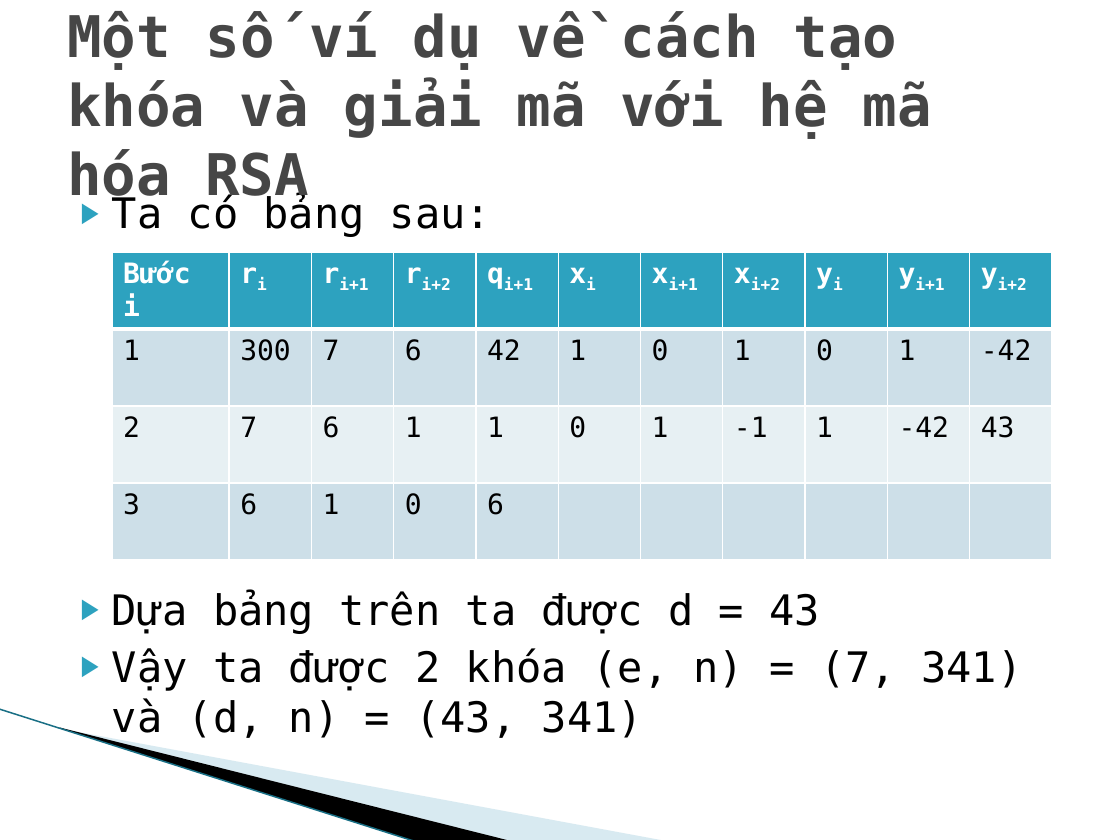
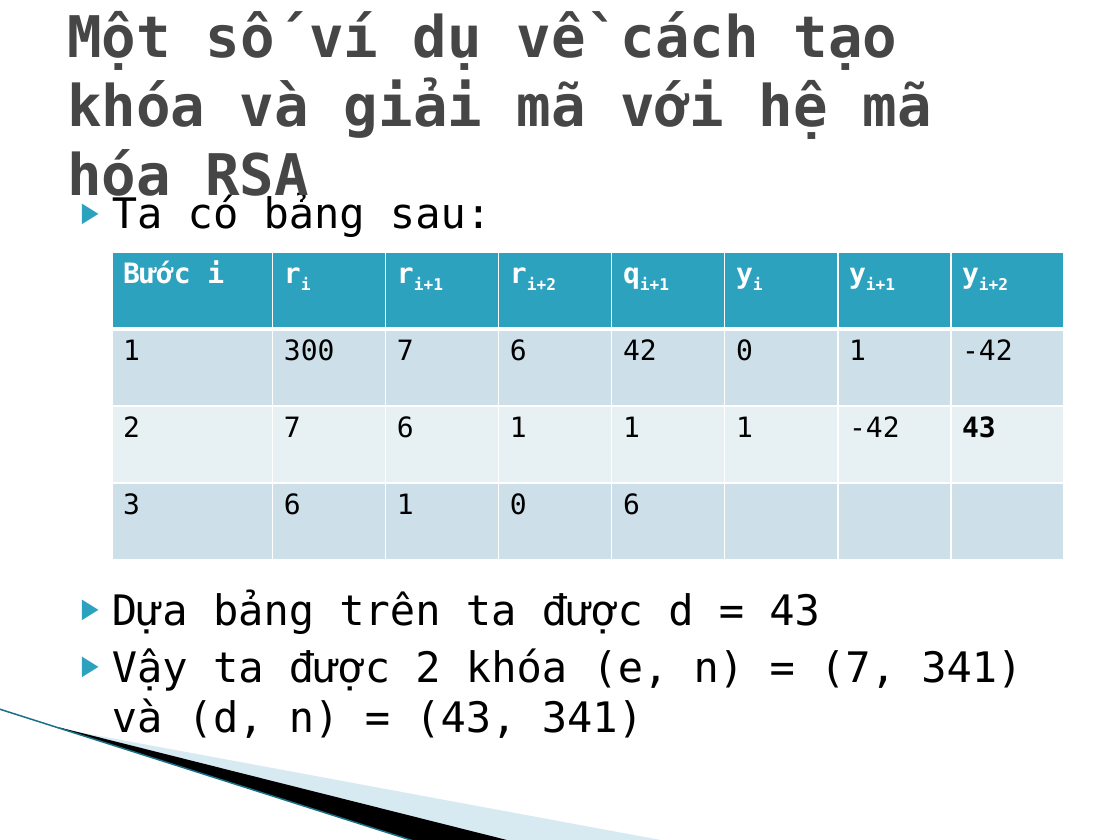
Before and after one commit to datnmdev/RSA-ATVBMTT, a slide deck: slide 12 of ATVBMHTTT.pptx. Drawn at 1120x840 pixels with LibreOffice and Linux fonts; fonts in the diff are those of the drawing; background and template pictures are left out. Boxes give left, top, right and bottom in pixels: in the first picture for what was removed or moved away, otherwise in the second. Text is boxed around its words. In the diff, an @@ line names an element or a change of style, - is before the commit and + after.

```diff
--- a/ATVBMHTTT.pptx
+++ b/ATVBMHTTT.pptx
@@ table at [112, 252, 1065, 560] @@
-column 6: xi | 1 | 0 | 
-column 7: xi+1 | 0 | 1 | 
-column 8: xi+2 | 1 | -1 | 
@@ table: place and size @@
-table at [112, 252, 1047, 560]
+table at [112, 252, 1065, 560]
```
Also in this commit, not shown: 2 other slides changed, 1 slide added, 4 other files.
